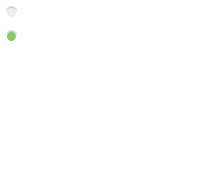
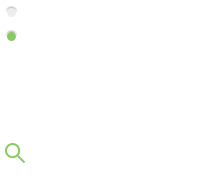
Two versions of the same layered image (210 × 194). Layer-by-layer changes:
added layer "Key" above "定位" over [5,143,25,163]
